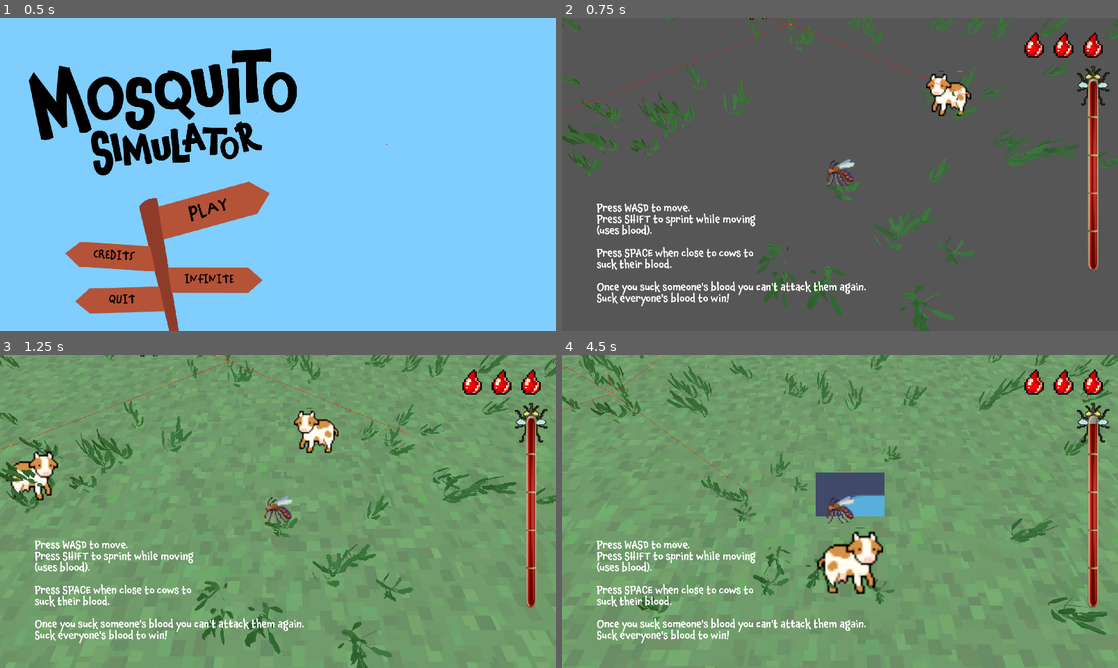
Above: before the commit, frames 1-4 (two rows, left to right).
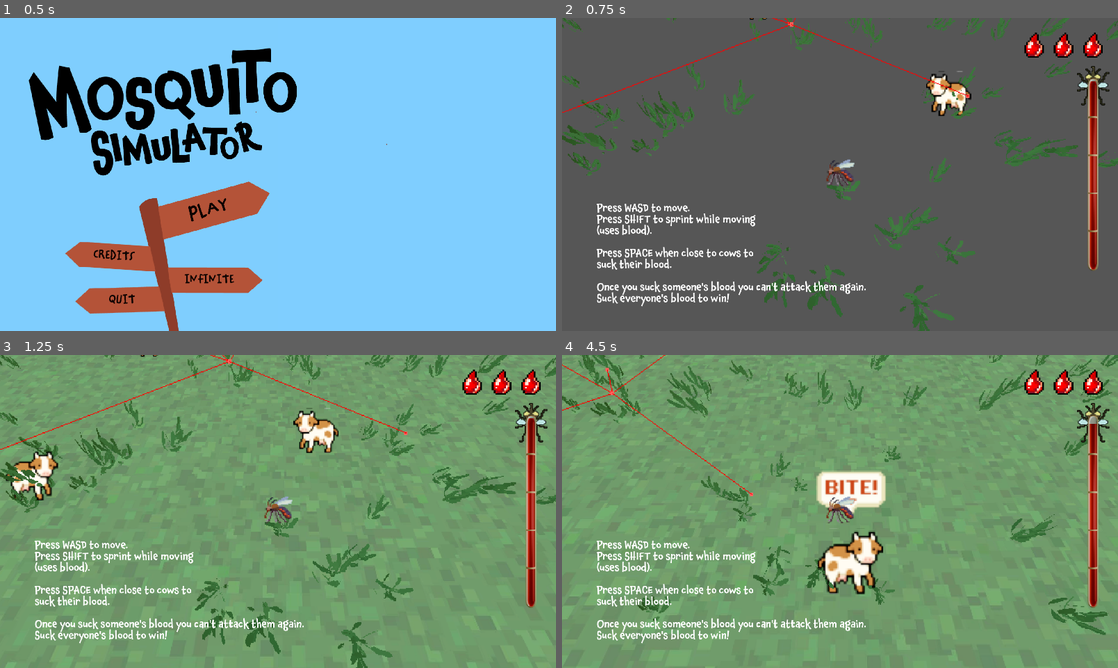
Above: after the commit, the same moments.

Repository: BrownRISDGameDevelopers/mosquito-simulator
Game: Godot game, scene res://scenes/MainMenu.tscn
The game is run twice, just before and just after one commit, with the same random seed, the same clock (stepped at 60 frames per second) and the same inputs. The engine's default icon, where the game draws it, is replaced by a stand-in: a white triangle on a blue panel in a dark square.
Inputs (mouse positions are in pixels of both pictures, inside the frame that each line leads up to):
- Up to frame 1 (0.5 s): no input
- Up to frame 2 (0.75 s): click "PLAY" at 0.5 s
- Up to frame 3 (1.25 s): no input
- Up to frame 4 (4.5 s): move the mouse to (962, 495) at 1.27 s; hold D (right) 1.28-2.03 s; hold Shift (sprint) 1.28-2.03 s; move the mouse to (728, 527) at 2.02 s; hold S (down) 2.03-2.78 s; tap Space (suck) at 2.1, 3.6 s; move the mouse to (895, 442) at 2.77 s; hold D (right) 2.78-3.53 s; hold Shift (sprint) 2.78-3.53 s; move the mouse to (812, 574) at 3.52 s; hold W (up) 3.53-4.28 s; move the mouse to (1006, 558) at 4.27 s; hold A (left) from 4.28 s (still down); hold Shift (sprint) from 4.28 s (still down)

Frame 1 is identical in both runs. In frame 2, 0.9% of the frame differs, in the area x 0-100%, y 0-100%; in frame 3, 1.5%; in frame 4, 2.8%, in the area x 0-100%, y 0-90%.

Commit message:
feat(ui): overhead bite prompt

Diff:
--- a/scenes/Cow.tscn
+++ b/scenes/Cow.tscn
@@ -12,3 +12,6 @@
 transform = Transform3D(1, 0, 0, 0, 0.8660254, 0.5, 0, -0.5, 0.8660254, 0, 0, 0)
 sprite_frames = ExtResource("2_0nyyw")
 animation = &"walk_right"
+
+[node name="Prompt" parent="." index="4"]
+offset = Vector2(0, 32)
--- a/scenes/LevelContainer.tscn
+++ b/scenes/LevelContainer.tscn
@@ -18,6 +18,7 @@
 script = ExtResource("1_etwxj")
 
 [node name="MinigameViewport" type="SubViewportContainer" parent="."]
+texture_filter = 1
 layout_mode = 1
 anchors_preset = 15
 anchor_right = 1.0
@@ -25,15 +26,17 @@
 grow_horizontal = 2
 grow_vertical = 2
 stretch = true
+stretch_shrink = 3
 
 [node name="SubViewport" type="SubViewport" parent="MinigameViewport"]
 handle_input_locally = false
-size = Vector2i(1920, 1080)
+size = Vector2i(640, 360)
 render_target_update_mode = 4
 
 [node name="SwatMinigame" parent="MinigameViewport/SubViewport" instance=ExtResource("3_tsmwp")]
 
 [node name="MapViewport" type="SubViewportContainer" parent="."]
+texture_filter = 1
 layout_mode = 1
 anchors_preset = 15
 anchor_right = 1.0
@@ -41,10 +44,11 @@
 grow_horizontal = 2
 grow_vertical = 2
 stretch = true
+stretch_shrink = 3
 
 [node name="SubViewport" type="SubViewport" parent="MapViewport"]
 handle_input_locally = false
-size = Vector2i(1920, 1080)
+size = Vector2i(640, 360)
 render_target_update_mode = 4
 
 [node name="BloodBar" parent="." instance=ExtResource("4_x305a")]
--- a/scenes/NPC.tscn
+++ b/scenes/NPC.tscn
@@ -1,8 +1,8 @@
-[gd_scene load_steps=8 format=3 uid="uid://1ayg4tlicupc"]
+[gd_scene load_steps=7 format=3 uid="uid://1ayg4tlicupc"]
 
 [ext_resource type="Script" uid="uid://dfb8m4motdh6b" path="res://scripts/npc.gd" id="1_mhefn"]
 [ext_resource type="SpriteFrames" uid="uid://cgjmoi64fedho" path="res://resources/summer_npc2.tres" id="3_jnjht"]
-[ext_resource type="Texture2D" uid="uid://cads8sa417atu" path="res://icon.svg" id="3_ktgr7"]
+[ext_resource type="Texture2D" uid="uid://c5b5uy8cwmfoj" path="res://assets/ui/bite.png" id="3_ktgr7"]
 
 [sub_resource type="Resource" id="Resource_ktgr7"]
 metadata/__load_path__ = "res://resources/npc.tres"
@@ -13,10 +13,6 @@
 
 [sub_resource type="SphereShape3D" id="SphereShape3D_6xvi5"]
 radius = 1.0
-
-[sub_resource type="AtlasTexture" id="AtlasTexture_ktgr7"]
-atlas = ExtResource("3_ktgr7")
-region = Rect2(8, 13, 33, 21)
 
 [node name="NPC" type="CharacterBody3D"]
 collision_layer = 2
@@ -43,9 +39,9 @@
 shape = SubResource("SphereShape3D_6xvi5")
 
 [node name="Prompt" type="Sprite3D" parent="."]
-offset = Vector2(0, 32)
+offset = Vector2(0, 16)
 billboard = 1
-texture = SubResource("AtlasTexture_ktgr7")
+texture = ExtResource("3_ktgr7")
 
 [connection signal="body_entered" from="Area3D" to="." method="_on_area_3d_body_entered"]
 [connection signal="body_exited" from="Area3D" to="." method="_on_area_3d_body_exited"]
Not shown: 1 places in scenes/LevelContainer.tscn that only renumber resources
